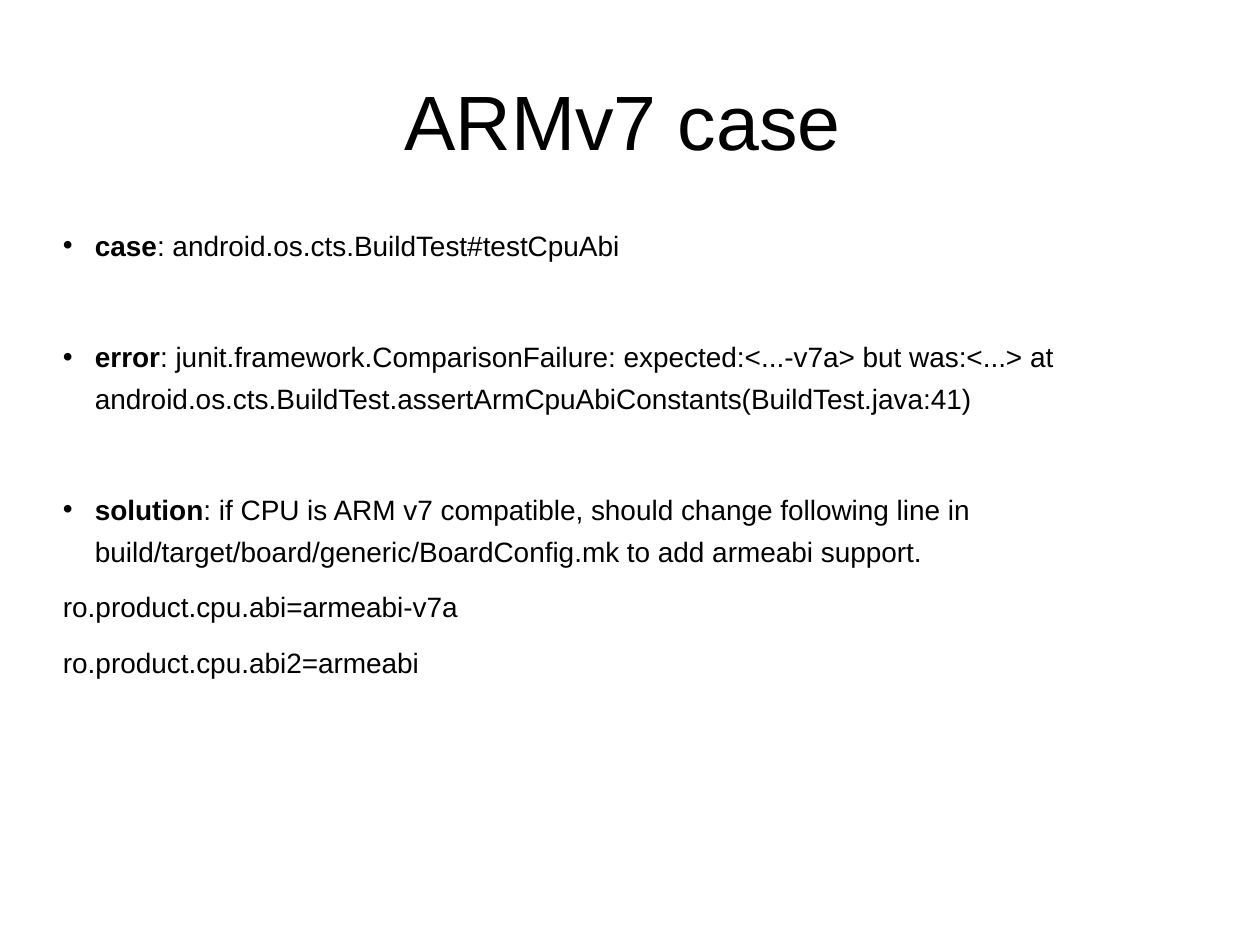
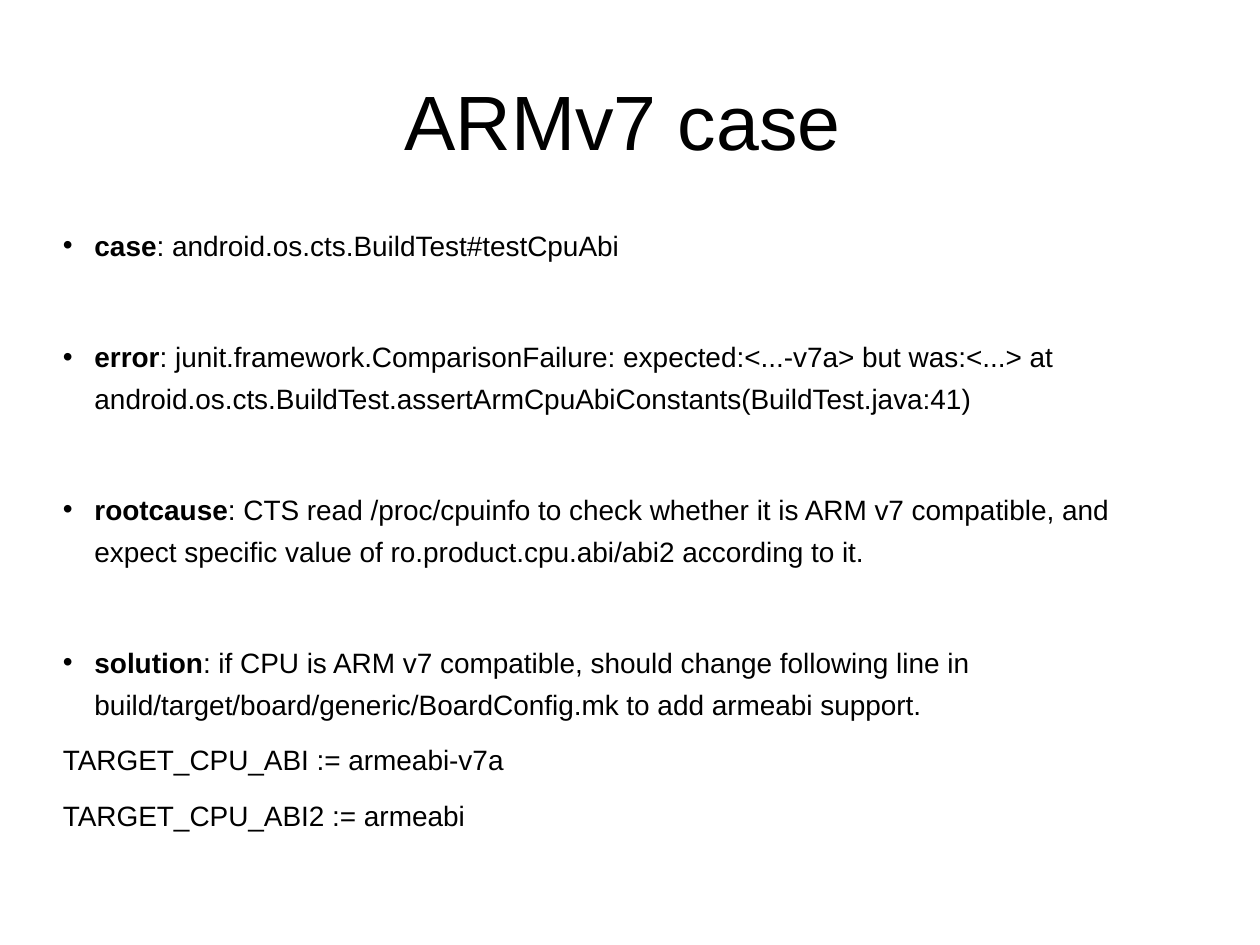
Before and after one commit to widerules/system-information, a slide deck: slide 26 of cts/CTS-training.ppt (slide 24 before the commit). Drawn at 1260x945 pixels with LibreOffice and Linux fonts; fonts in the diff are those of the drawing; background and template pictures are left out. Boxes give left, top, right and bottom in pixels: in the first picture for what was removed or moved away, otherwise in the second. Text is boxed around its words. In the diff, an @@ line names an element or a change of style, - is before the commit and + after.

```diff
--- a/cts/CTS-training.ppt
+++ b/cts/CTS-training.ppt
@@ text at (x1=94, y1=499, x2=1109, y2=567): paragraph added @@
+• rootcause: CTS read /proc/cpuinfo to check whether it is ARM v7 compatible, and expect specific value of ro.product.cpu.abi/abi2 according to it.
@@ text at (x1=63, y1=749, x2=503, y2=831): text changed @@
-ro.product.cpu.abi=armeabi-v7a
-ro.product.cpu.abi2=armeabi
+TARGET_CPU_ABI := armeabi-v7a
+TARGET_CPU_ABI2 := armeabi
```
Also in this commit, not shown: 10 other slides changed, 7 slides added.
